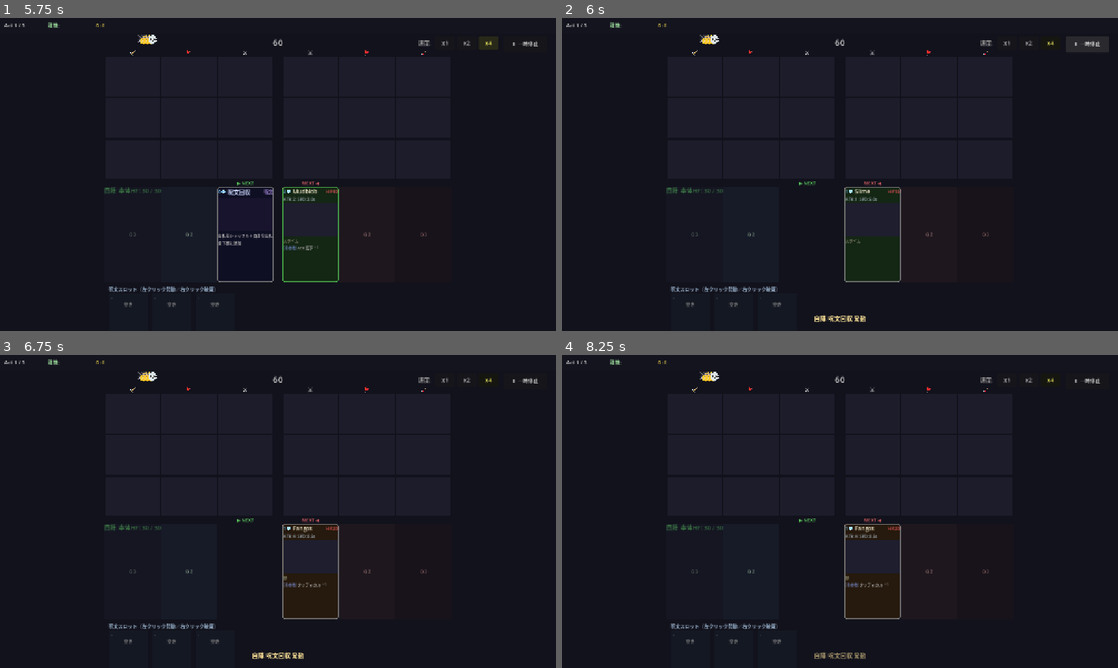
Above: before the commit, frames 1-4 (two rows, left to right).
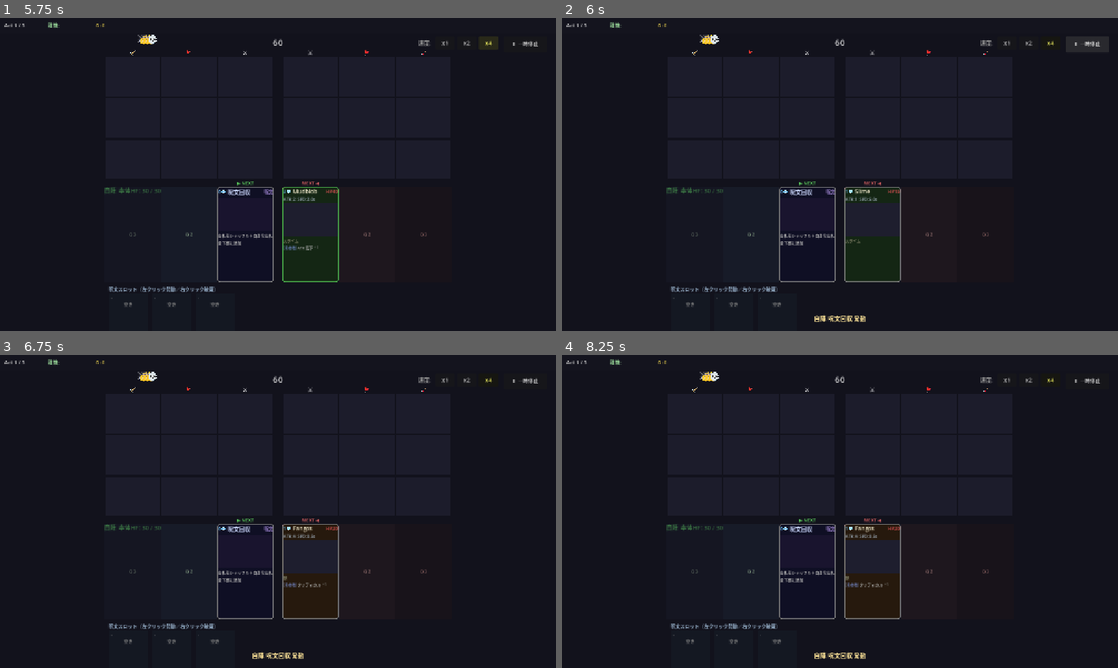
Above: after the commit, the same moments.

Repository: kazumak334-create/dungeon-board-game
Game: Godot game, scene res://scenes/Title.tscn
Two runs of this game, one before a commit and one after it. Both use one fixed random seed, a clock stepped at 60 frames per second and the inputs below.
Inputs:
- Up to frame 1 (5.75 s): click "開発者モード" at 0.5 s; click "カード一覧" at 1.25 s; click "スキル" at 2 s; click "設定" at 2.75 s; click "x1" at 3.5 s; click "x2" at 4.25 s; click "x4" at 5 s
- Up to frame 2 (6 s): click "⏸ 一時停止" at 5.75 s
- Up to frame 3 (6.75 s): click "カード一覧" at 6.5 s
- Up to frame 4 (8.25 s): click "スキル" at 7.25 s; click "設定" at 8 s

Frame 1 is identical in both runs. In frame 2, 0.4% of the frame differs, in the area x 39-50%, y 54-85%; in frame 3, 0.4%; in frame 4, 0.6%, in the area x 39-55%, y 54-98%.
Error before the commit: Parse Error: Standalone lambdas cannot be accessed. Consider assigning it to a variable. (res://scripts/SupportSystem.gd:111)
Error after the commit: Invalid access to property or key 'target' on a base object of type 'Dictionary'. (res://scripts/DeckManager.gd:74)

Commit message:
fix: パーサーエラー2件修正
- SupportSystem.gd: _apply_midnight_frenzy()のネスト関数をクラスレベルに移動
- EffectActions.gd: do_buff_to_curse重複定義を旧版(line1071)削除

Co-Authored-By: Claude Sonnet 4.6 <noreply@anthropic.com>

Diff:
--- a/scripts/EffectActions.gd
+++ b/scripts/EffectActions.gd
@@ -1068,38 +1068,6 @@
 func do_curse_heal_reduce(merged: Dictionary, ctx: Dictionary) -> void:
 	pass  # このeffectはalwaysトリガーでTickSystem側で処理される
 
-func do_buff_to_curse(merged: Dictionary, ctx: Dictionary) -> void:
-	var bm: Node       = ctx.get("bm", null)
-	var eq: Node       = ctx.get("eq", null)
-	var side: int      = ctx.get("side", 0)
-	var row: int       = ctx.get("row", 0)
-	var col: int       = ctx.get("col", 0)
-	var source: Object = ctx.get("source", null)
-	var target: Object = ctx.get("target", null)
-	var damage: int    = ctx.get("damage", 0)
-	var context: Dictionary = {
-		"board_manager": bm, "side": side, "row": row, "col": col,
-		"source": source, "target": target, "damage": damage
-	}
-	var tgt = targets.resolve(merged, context, false)
-	var percent: float = merged.get("percent", 0.3)
-	for t in tgt:
-		var total_buff: int = t.boots_stacks + t.sense_stacks + t.power_stacks + t.spring_stacks + t.regen_stacks
-		var curse_amt: int = int(total_buff * percent)
-		if curse_amt > 0:
-			t.curse_stacks += curse_amt
-			t.boots_stacks = int(t.boots_stacks * (1.0 - percent))
-			t.sense_stacks = int(t.sense_stacks * (1.0 - percent))
-			t.power_stacks = int(t.power_stacks * (1.0 - percent))
-			t.spring_stacks = int(t.spring_stacks * (1.0 - percent))
-			t.regen_stacks = int(t.regen_stacks * (1.0 - percent))
-			if eq != null:
-				var t_side: int = targets.get_unit_side(t, bm)
-				var t_row: int = targets.get_unit_row(t, bm)
-				var t_col: int = targets.get_unit_col(t, bm)
-				eq.push(4, source, t, "status_apply", 0.0,
-					{"status": "呪い", "stacks": curse_amt, "side": t_side, "row": t_row, "col": t_col})
-
 func do_extended_range(merged: Dictionary, ctx: Dictionary) -> void:
 	pass  # このeffectはalwaysトリガーでCombatSystem側で処理される
 
--- a/scripts/SupportSystem.gd
+++ b/scripts/SupportSystem.gd
@@ -108,25 +108,25 @@
 		# 丑三つ狂乱：盤面全体の呪いスタック×0.1%のブーツ付与
 		_apply_midnight_frenzy()
 
-	func _apply_midnight_frenzy() -> void:
-		# 盤面全体の呪いスタック総数を計算
-		var total_curse: int = 0
+func _apply_midnight_frenzy() -> void:
+	# 盤面全体の呪いスタック総数を計算
+	var total_curse: int = 0
+	for s in range(2):
+		for r in range(3):
+			for c in range(3):
+				var u = bm.board[s][r][c]
+				if u != null:
+					total_curse += u.curse_stacks
+	# midnight_frenzy持ちにブーツ付与
+	if total_curse > 0:
 		for s in range(2):
 			for r in range(3):
 				for c in range(3):
 					var u = bm.board[s][r][c]
-					if u != null:
-						total_curse += u.curse_stacks
-		# midnight_frenzy持ちにブーツ付与
-		if total_curse > 0:
-			for s in range(2):
-				for r in range(3):
-					for c in range(3):
-						var u = bm.board[s][r][c]
-						if u != null and u._has_midnight_frenzy:
-							var boots_value: int = int(float(total_curse) * 0.1)
-							if boots_value > 0:
-								u.boots_stacks += boots_value
+					if u != null and u._has_midnight_frenzy:
+						var boots_value: int = int(float(total_curse) * 0.1)
+						if boots_value > 0:
+							u.boots_stacks += boots_value
 
 func _process_unit_support(side: int, row: int, col: int, unit: Object) -> void:
 	var front_col: int = 2 if side == 0 else 0
